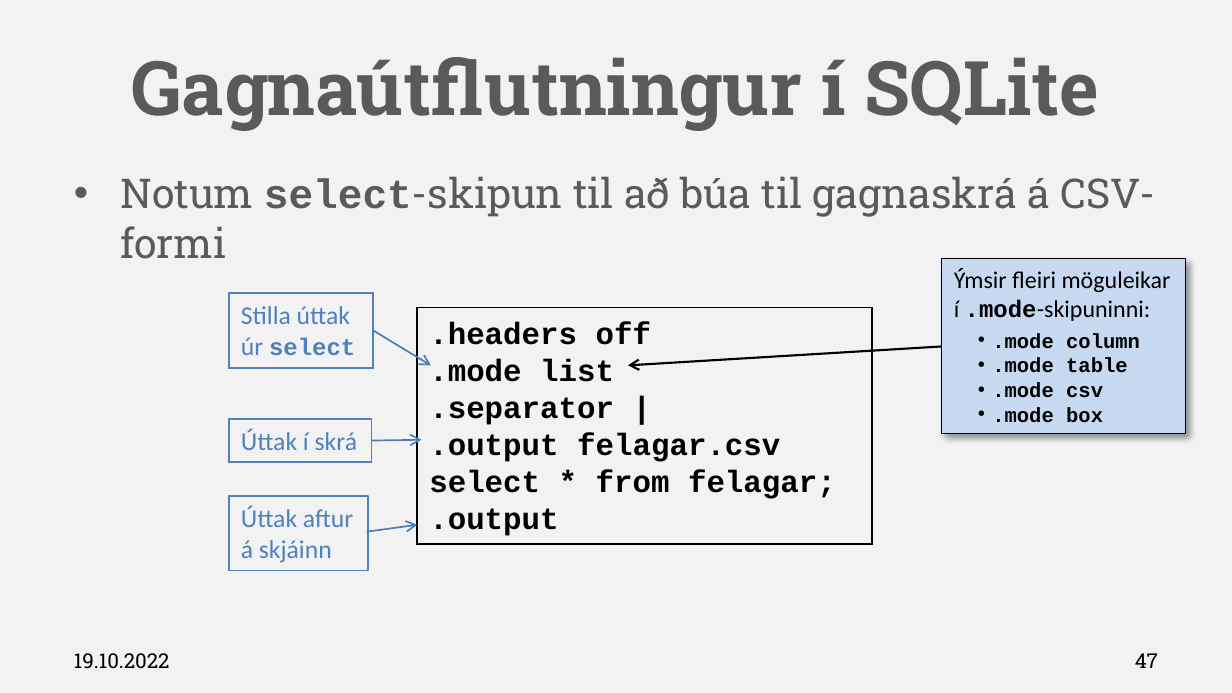
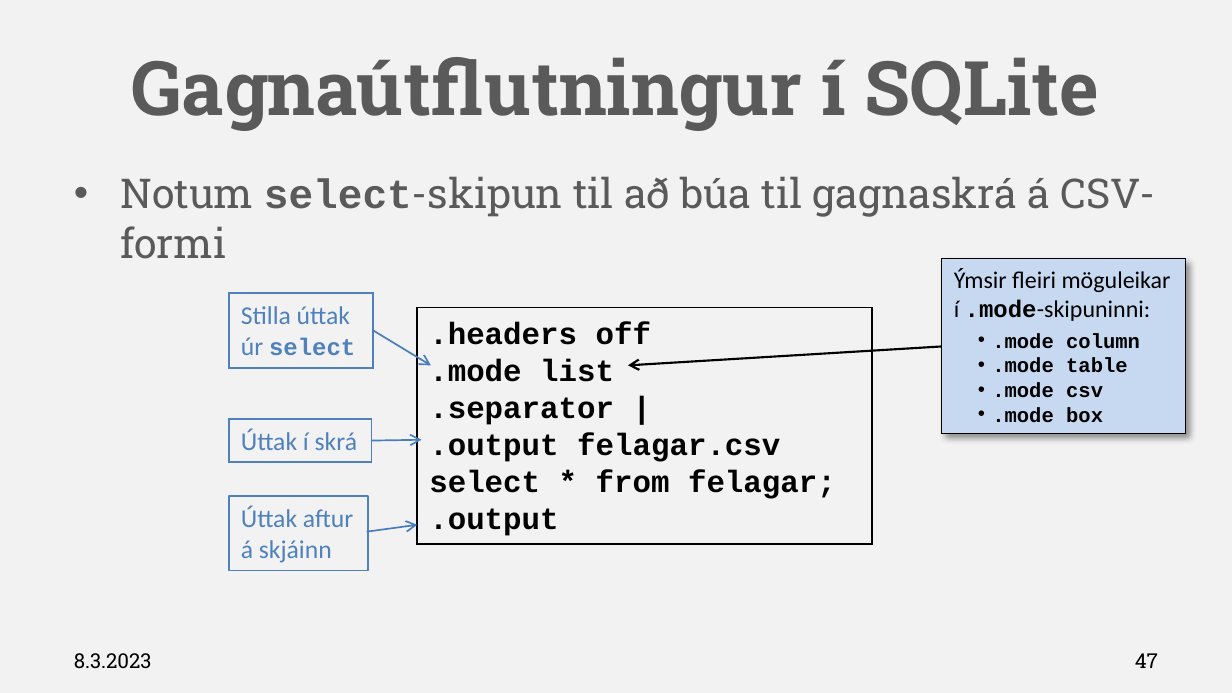
Before and after one commit to Hjalmtyr/SQL1, a slide deck: slide 47 of SQL-I.pptx. Drawn at 1232x693 pixels with LibreOffice and Linux fonts; fonts in the diff are those of the drawing; background and template pictures are left out. Boxes give left, top, right and bottom in pixels: in the first picture for what was removed or moved away, otherwise in the second. Text is boxed around its words. In the diff, an @@ line names an element or a change of style, - is before the commit and + after.

```diff
--- a/SQL-I.pptx
+++ b/SQL-I.pptx
@@ text at [74, 653, 152, 669]: text changed @@
-19.10.2022
+8.3.2023
```
Also in this commit, not shown: 83 other slides changed, 12 other files.
